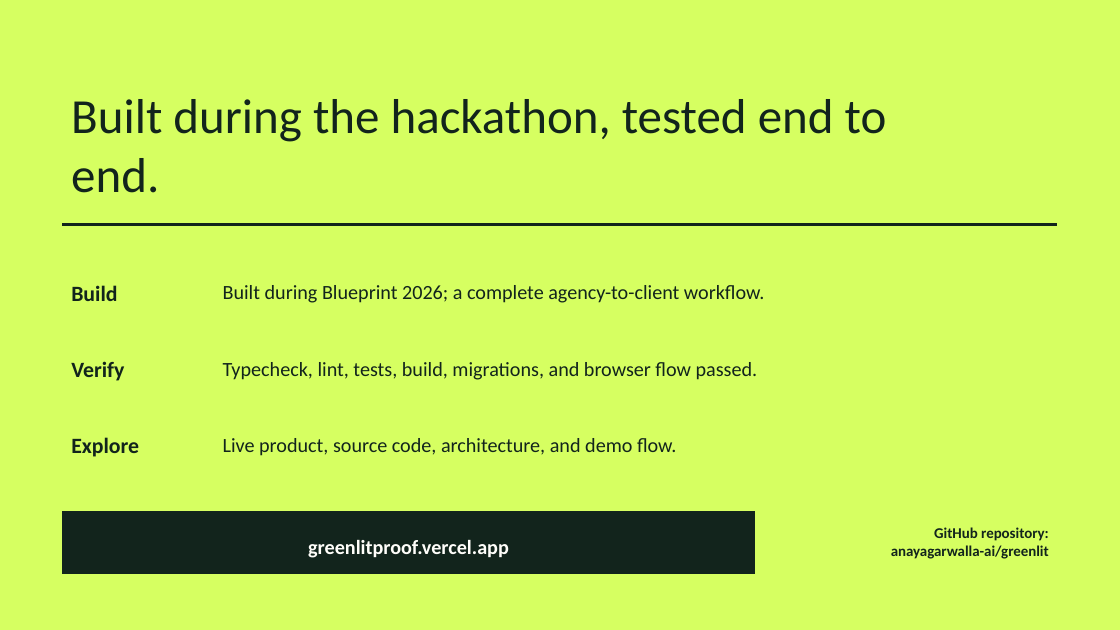
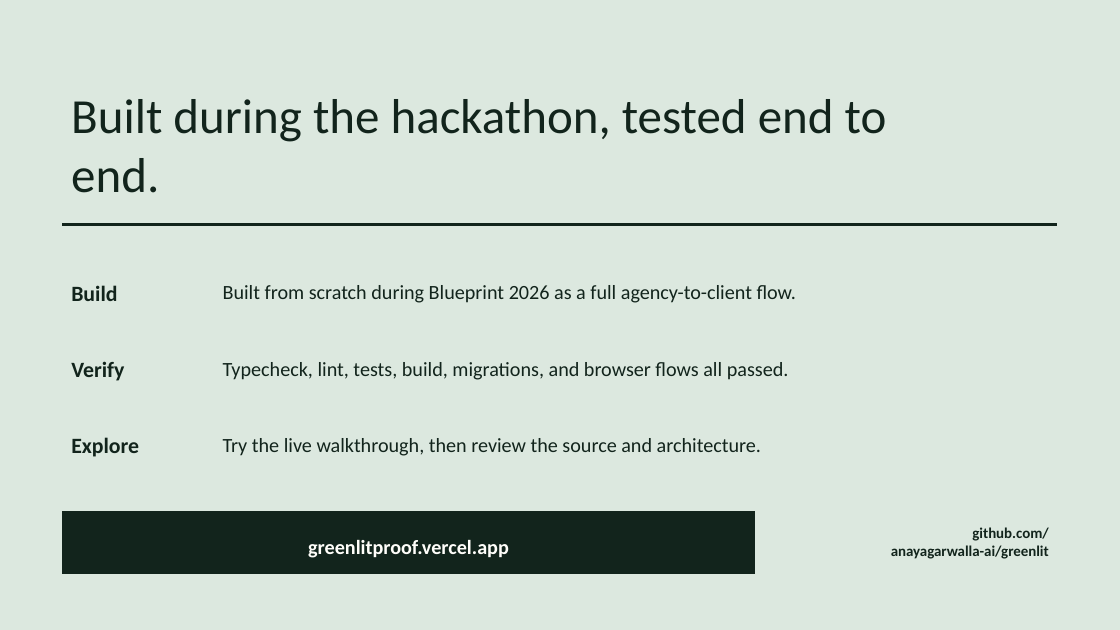
Before and after one commit to anayagarwalla-ai/greenlit, a slide deck: slide 8 of docs/hackathon/greenlit-blueprint-hackathon-deck.pptx. Drawn at 1120x630 pixels with LibreOffice and Linux fonts; fonts in the diff are those of the drawing. Boxes give left, top, right and bottom in pixels: in the first picture for what was removed or moved away, otherwise in the second. Text is boxed around its words. In the diff, an @@ line names an element or a change of style, - is before the commit and + after.

```diff
--- a/docs/hackathon/greenlit-blueprint-hackathon-deck.pptx
+++ b/docs/hackathon/greenlit-blueprint-hackathon-deck.pptx
@@ background #D6FF61 to #DCE8DF @@
@@ text at (x1=223, y1=285, x2=796, y2=303): text changed @@
-Built during Blueprint 2026; a complete agency-to-client workflow.
+Built from scratch during Blueprint 2026 as a full agency-to-client flow.
@@ text at (x1=223, y1=362, x2=789, y2=380): text changed @@
-Typecheck, lint, tests, build, migrations, and browser flow passed.
+Typecheck, lint, tests, build, migrations, and browser flows all passed.
@@ text at (x1=223, y1=438, x2=761, y2=456): text changed @@
-Live product, source code, architecture, and demo flow.
+Try the live walkthrough, then review the source and architecture.
@@ text at (x1=972, y1=527, x2=1048, y2=541): text changed @@
-GitHub repository:
+github.com/
```
Also in this commit, not shown: 7 other slides changed, 1 other file.
